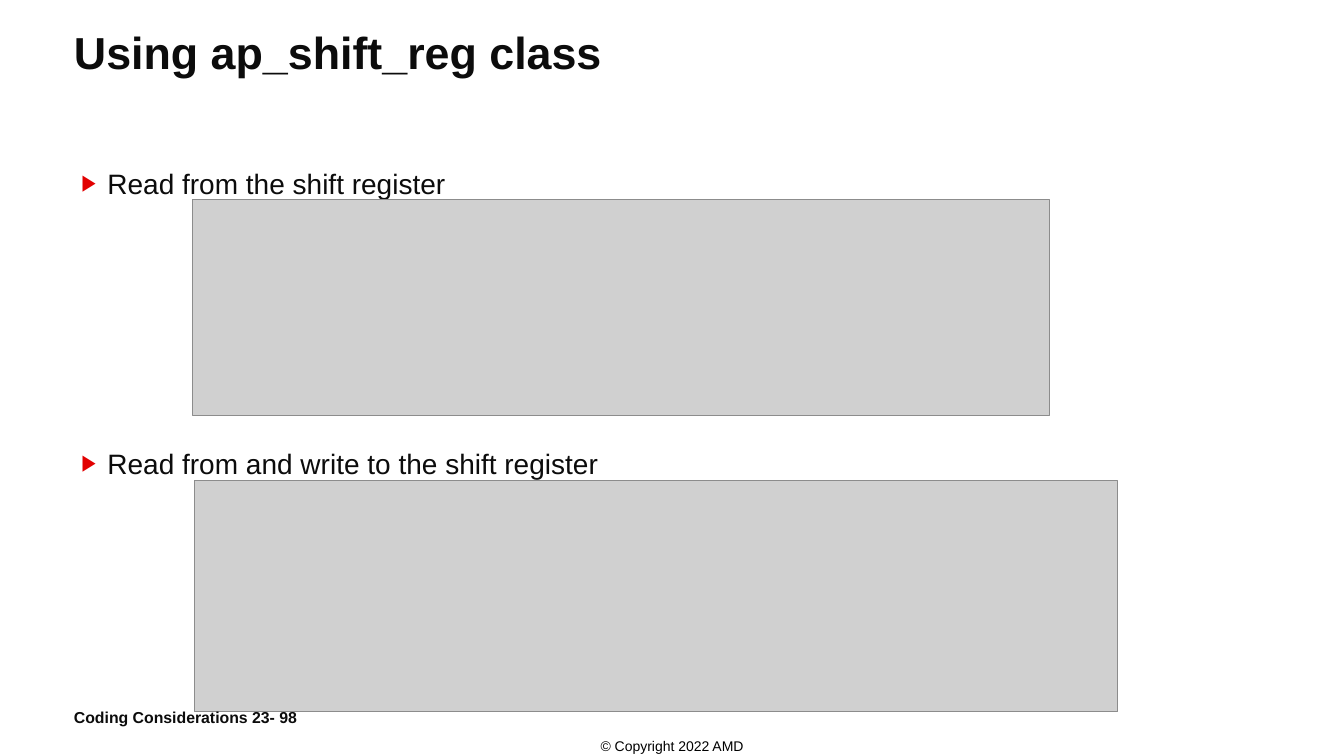
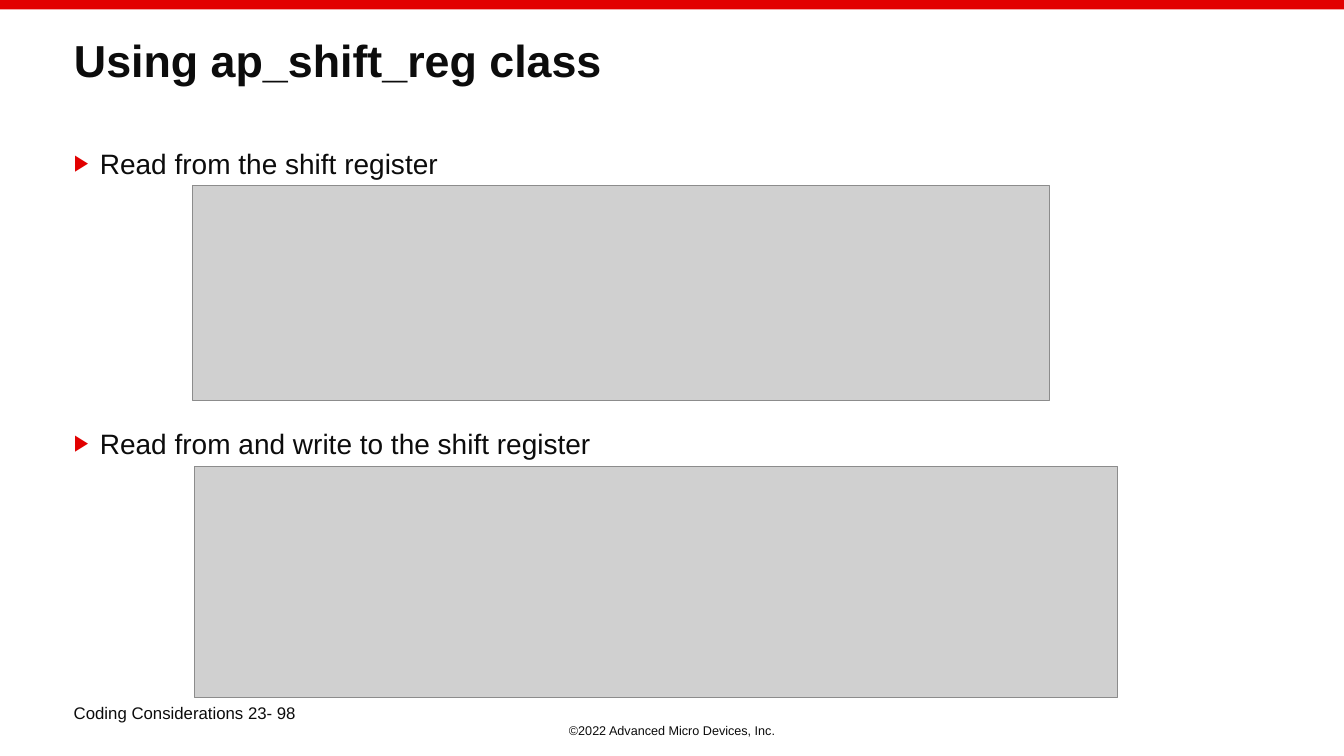
Before and after one commit to ChunxuGuo/High-Level-Synthesis-Flow-on-Zynq-using-Vitis-HLS, a slide deck: slide 98 of vitis_slides/23_Coding_Considerations.PPTX. Drawn at 1344x756 pixels with LibreOffice and Linux fonts; fonts in the diff are those of the drawing; grey boxes stand for pictures; background and template pictures are left out. Boxes give left, top, right and bottom in pixels: in the first picture for what was removed or moved away, otherwise in the second. Text is boxed around its words. In the diff, an @@ line names an element or a change of style, - is before the commit and + after.

```diff
--- a/vitis_slides/23_Coding_Considerations.PPTX
+++ b/vitis_slides/23_Coding_Considerations.PPTX
@@ rectangle added at (0,0,1344,9), fill #E20000 @@
@@ title "Using ap_shift_reg class": place and size @@
-title "Using ap_shift_reg class" at (74,36,601,78)
+title "Using ap_shift_reg class" at (74,44,601,86)
@@ text "Read from the shift register": place and size @@
-text "Read from the shift register" at (107,173,597,479)
+text "Read from the shift register" at (100,153,590,459)
@@ picture: place and size @@
-picture at (193,200,1050,415)
+picture at (193,186,1050,401)
@@ picture: place and size @@
-picture at (195,481,1118,712)
+picture at (195,467,1118,698)
@@ text at (74,707,296,723): size 11.3 to 12 pt, bold off; vertical alignment middle to top @@
@@ text at (569,726,775,737): text changed; size 10 to 9 pt; text colour #000000 to #0C0C0C @@
-© Copyright 2022 AMD
+©2022 Advanced Micro Devices, Inc.
```
Also in this commit, not shown: 61 other slides changed, 2 slides added, 1 slide removed, 9 other files.
